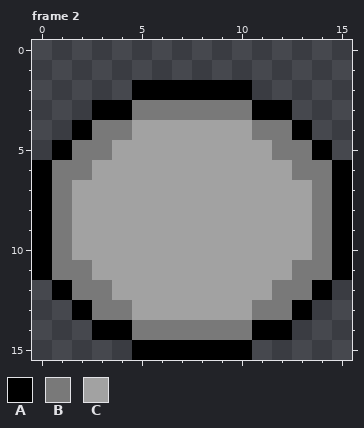
Two states of a pixel-art file, game/textures/dialogue_icon.ase. Above, as it was before the edit.
16x16 pixels, 2 frames. Shown: frame 2.
Palette (. is transparent): A #000000  B #797979  C #a2a2a2
Pixels before, frame 2, first column x 0:
 2 .....AAAAAA.....
 3 ...AABBBBBBAA...
 4 ..ABBCCCCCCBBA..
 5 .ABBCCCCCCCCBBA.
 6 ABBCCCCCCCCCCBBA
 7 ABCCCCCCCCCCCCBA
 8 ABCCCCCCCCCCCCBA
 9 ABCCCCCCCCCCCCBA
10 ABCCCCCCCCCCCCBA
11 ABBCCCCCCCCCCBBA
12 .ABBCCCCCCCCBBA.
13 ..ABBCCCCCCBBA..
14 ...AABBBBBBAA...
15 .....AAAAAA.....
And afterwards:
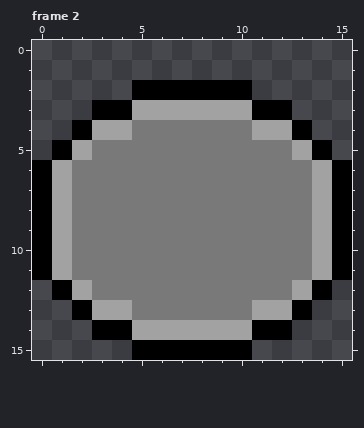
Commit message: fix dialogue pause/hurry mechanics
The edit:
Changed rows in their new state; - is an unchanged pixel.
Frame 2:
first column x 1:
 3 ----CCCCCC----
 4 --CCBBBBBBCC--
 5 -C-BBBBBBBB-C-
 6 C-BBBBBBBBBB-C
 7 CBBBBBBBBBBBBC
 8 CBBBBBBBBBBBBC
 9 CBBBBBBBBBBBBC
10 CBBBBBBBBBBBBC
11 C-BBBBBBBBBB-C
12 -C-BBBBBBBB-C-
13 --CCBBBBBBCC--
14 ----CCCCCC----
